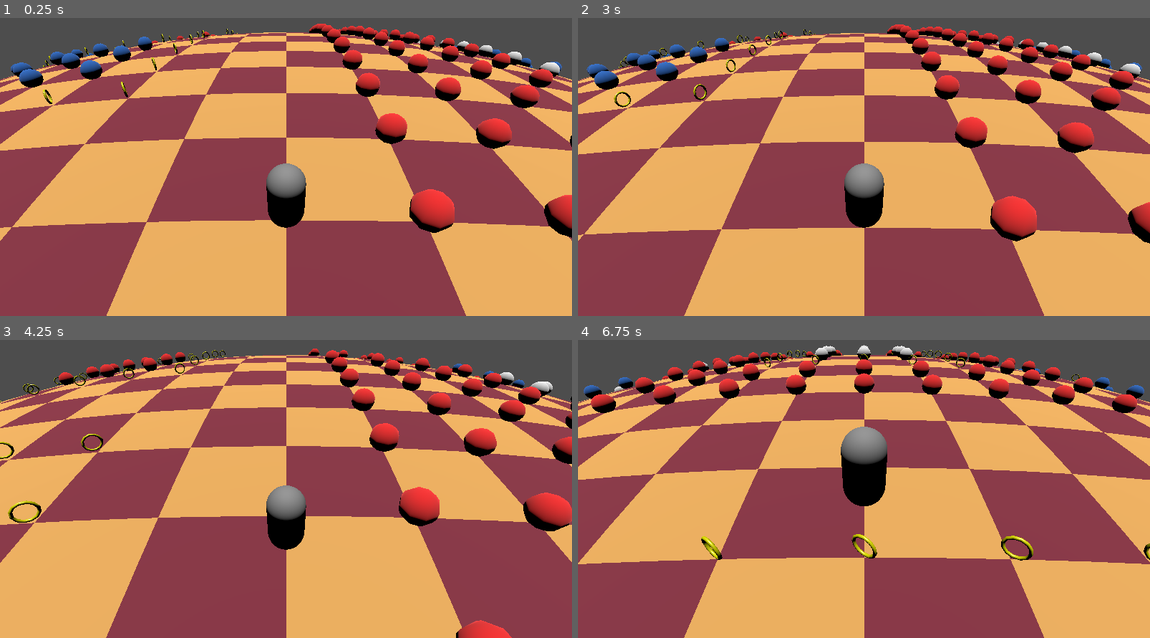
Above: before the commit, frames 1-4 (two rows, left to right).
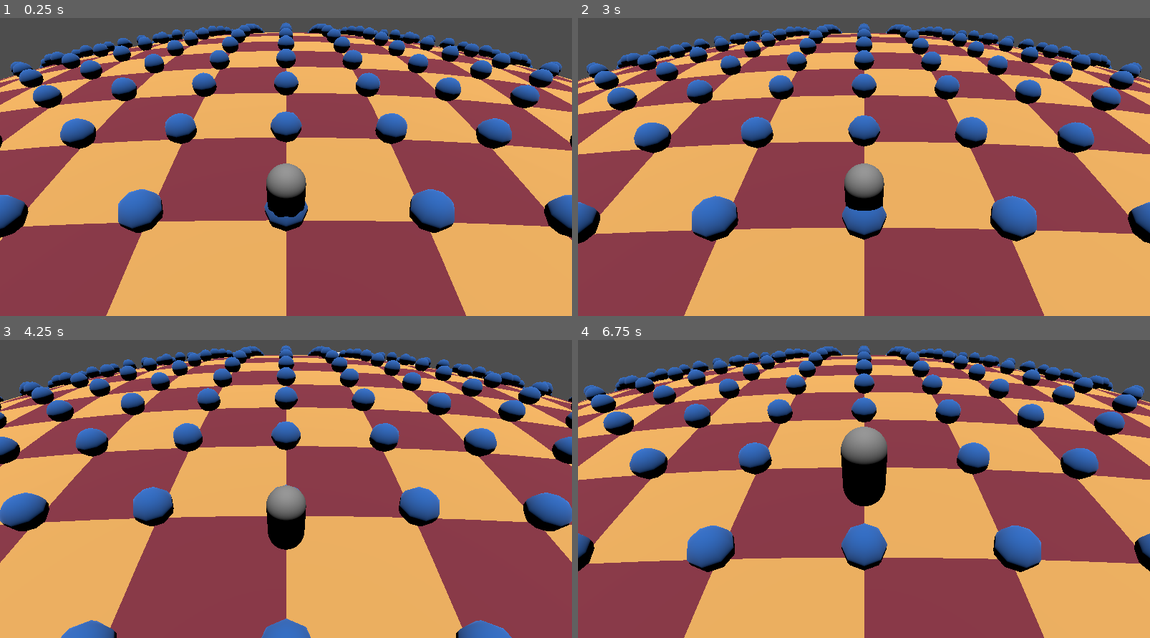
Above: after the commit, the same moments.

Repository: skirlez/gbs
Game: Godot game, scene res://main.tscn
The game is run twice, just before and just after one commit, with the same random seed, the same clock (stepped at 60 frames per second) and the same inputs. Sound files missing from this copy of the repository are replaced by a short silence.
Inputs:
- Up to frame 1 (0.25 s): no input
- Up to frame 2 (3 s): hold Right (rotate_right) 0.53-1.28 s; tap Space (jump) at 0.6, 0.77, 1.07, 1.52, 1.55, 1.82, 2.1 s; hold Left (rotate_left) 1.28-2.03 s; tap E (advance) at 1.35, 2.85 s; hold Right (rotate_right) from 2.03 s (still down)
- Up to frame 3 (4.25 s): tap Space (jump) at 3.02, 3.05, 3.32, 3.6, 3.77, 4.07 s; release Right (rotate_right) at 3.53 s; hold Left (rotate_left) from 3.53 s (still down)
- Up to frame 4 (6.75 s): tap E (advance) at 4.35, 5.85 s; tap Space (jump) at 4.52, 4.55, 4.82, 5.1, 6.02, 6.05, 6.32, 6.6 s; release Left (rotate_left) at 5.78 s; hold Right (rotate_right) from 5.78 s (still down)

The runs differ from the first frame. In frame 1, 10% of the frame differs, in the area x 0-100%, y 1-100%; in frame 2, 11%; in frame 3, 12%; in frame 4, 12%.

Commit message:
better solution for showing level objects outside the level boundary/custom culling

Diff:
--- a/gameobjects/bumper/bumper.gd
+++ b/gameobjects/bumper/bumper.gd
@@ -1,12 +1,2 @@
-extends Node3D
+extends LevelObject
 class_name Bumper
-
-var meshes = []
-func initialize_meshes():
-	meshes = [$Mesh]
-	for mesh in Util.clone_meshes($Mesh):
-		meshes.append(mesh)
-		add_child(mesh)
-func _ready() -> void:
-	for mesh in meshes:
-		RenderingServer.instance_set_ignore_culling(mesh.get_instance(), true)
--- /dev/null
+++ b/gameobjects/level_object.gd
@@ -0,0 +1,7 @@
+class_name LevelObject
+extends Node3D
+
+
+
+func _ready() -> void:
+	RenderingServer.instance_set_ignore_culling($Mesh.get_instance(), true)
--- a/gameobjects/ring/ring.gd
+++ b/gameobjects/ring/ring.gd
@@ -1,20 +1,15 @@
-extends Node3D
+extends LevelObject
 class_name Ring
 
 
-var meshes = []
-func initialize_meshes():
-	meshes = [$Mesh]
-	for mesh in Util.clone_meshes($Mesh):
-		meshes.append(mesh)
-		add_child(mesh)
-func _ready() -> void:
-	for mesh in meshes:
-		RenderingServer.instance_set_ignore_culling(mesh.get_instance(), true)
-
+const LEVEL_SIZE = 32
 
 func get_ring():
 	var collect_sound = $CollectSound
+
+	var level_objects = $".."
+	level_objects.remove_instance_from_array(self)
+
 	collect_sound.reparent(get_parent())
 	get_parent().remove_child(self)
 	queue_free()
--- a/gameobjects/sphere/bluesphere.gd
+++ b/gameobjects/sphere/bluesphere.gd
@@ -1,4 +1,4 @@
-extends Node3D
+extends LevelObject
 
 class_name BlueSphere
 
@@ -6,16 +6,9 @@
 const RECT_SIZE = 4
 
 var got = false
-var meshes = []
-func initialize_meshes():
-	meshes = [$Mesh]
-	for mesh in Util.clone_meshes($Mesh):
-		meshes.append(mesh)
-		add_child(mesh)
 
 func _ready() -> void:
-	for mesh in meshes:
-		RenderingServer.instance_set_ignore_culling(mesh.get_instance(), true)
+	RenderingServer.instance_set_ignore_culling($Mesh.get_instance(), true)
 
 func get_blue_sphere():
 	got = true
@@ -23,5 +16,4 @@
 	make_red()
 var redsphere_material = preload("res://gameobjects/sphere/redsphere.material")
 func make_red():
-	for mesh in meshes:
-		mesh.set_surface_override_material(0, redsphere_material)
+	$Mesh.set_surface_override_material(0, redsphere_material)
--- a/level_objects.gd
+++ b/level_objects.gd
@@ -2305,24 +2305,24 @@
 2,2,2,2,0,3,4,2,2,2,0,0,0,0,0,2,
 2,2,2,2,2,2,2,2,2,2,2,0,0,0,2,2,
 ],
- # [
- # 3,3,3,3,3,3,3,3,3,3,3,3,3,3,1,3,
- # 3,3,3,3,3,3,3,3,3,3,3,3,3,3,1,1,
- # 3,3,3,3,3,3,3,3,3,3,3,3,3,3,3,3,
- # 3,3,3,3,3,3,3,3,3,3,3,3,3,3,3,3,
- # 3,3,3,3,3,3,3,3,3,3,3,3,3,3,3,3,
- # 3,3,3,3,3,3,3,3,3,3,3,3,3,3,3,3,
- # 3,3,3,3,3,3,3,3,3,3,3,3,3,3,3,3,
- # 3,3,3,3,3,3,3,3,3,3,3,3,3,3,3,3,
- # 3,3,3,3,3,3,3,3,3,3,3,3,3,3,3,3,
- # 3,3,3,3,3,3,3,3,3,3,3,3,3,3,3,3,
- # 3,3,3,3,3,3,3,3,3,3,3,3,3,3,3,3,
- # 3,3,3,3,3,3,3,3,3,3,3,3,3,3,3,3,
- # 3,3,3,3,3,3,3,3,3,3,3,3,3,3,3,3,
- # 3,3,3,3,3,3,3,3,3,3,3,3,3,3,3,3,
- # 3,3,3,3,3,3,3,3,3,3,3,3,3,3,3,3,
- # 3,3,3,3,3,3,3,3,3,3,3,3,3,3,3,3,
- # ]
+ [
+ 3,3,3,3,3,3,3,3,3,3,3,3,3,3,1,3,
+ 3,3,3,3,3,3,3,3,3,3,3,3,3,3,1,1,
+ 3,3,3,3,3,3,3,3,3,3,3,3,3,3,3,3,
+ 3,3,3,3,3,3,3,3,3,3,3,3,3,3,3,3,
+ 3,3,3,3,3,3,3,3,3,3,3,3,3,3,3,3,
+ 3,3,3,3,3,3,3,3,3,3,3,3,3,3,3,3,
+ 3,3,3,3,3,3,3,3,3,3,3,3,3,3,3,3,
+ 3,3,3,3,3,3,3,3,3,3,3,3,3,3,3,3,
+ 3,3,3,3,3,3,3,3,3,3,3,3,3,3,3,3,
+ 3,3,3,3,3,3,3,3,3,3,3,3,3,3,3,3,
+ 3,3,3,3,3,3,3,3,3,3,3,3,3,3,3,3,
+ 3,3,3,3,3,3,3,3,3,3,3,3,3,3,3,3,
+ 3,3,3,3,3,3,3,3,3,3,3,3,3,3,3,3,
+ 3,3,3,3,3,3,3,3,3,3,3,3,3,3,3,3,
+ 3,3,3,3,3,3,3,3,3,3,3,3,3,3,3,3,
+ 3,3,3,3,3,3,3,3,3,3,3,3,3,3,3,3,
+ ]
 ]
 
 var instances = []
@@ -2341,8 +2341,8 @@
 		arr.fill(null)
 
 	for k in 4:
-		var lvl = levels[RandomNumberGenerator.new().randi_range(0, len(levels) - 1)]
-		#var lvl = levels[len(levels) - 1]
+		#var lvl = levels[RandomNumberGenerator.new().randi_range(0, len(levels) - 1)]
+		var lvl = levels[len(levels) - 1]
 		for i in PATTERN_SIZE:
 			for j in PATTERN_SIZE:
 				var obj = lvl[i * PATTERN_SIZE + j]
@@ -2351,21 +2351,17 @@
 				var instance
 				if obj == 1:
 					instance = bumper_scene.instantiate()
-					instance.initialize_meshes()
 				elif obj == 2:
 					instance = bluesphere_scene.instantiate()
-					instance.initialize_meshes()
 					instance.got = true
 					instance.make_red()
 				elif obj == 3:
 					instance = bluesphere_scene.instantiate()
-					instance.initialize_meshes()
 				elif obj == 4:
 					instance = ring_scene.instantiate()
-					instance.initialize_meshes()
 				else:
 					continue
-
+				instance.visible = false;
 				var pos = Vector2(j, i)
 				# all of the level data is from the "top right" versions of the patterns
 				# TODO: figure out if this is supposed to be rotation or flipping
@@ -2400,3 +2396,8 @@
 				continue
 			instance.transform.origin = Vector3((j - PATTERN_SIZE) * RECT_SIZE - s, 0.5, (i - PATTERN_SIZE) * RECT_SIZE - s)
 			add_child(instance)
+
+func remove_instance_from_array(node: LevelObject):
+	for i in LEVEL_SIZE*LEVEL_SIZE:
+		if instances[i] == node:
+			instances[i] = null
--- a/main.tscn
+++ b/main.tscn
@@ -32,9 +32,11 @@
 [node name="Ground" type="MeshInstance3D" parent="." unique_id=1115808240]
 transform = Transform3D(500, 0, 0, 0, 500, 0, 0, 0, 500, 0, 0, 0)
 mesh = SubResource("PlaneMesh_h2yge")
+metadata/_edit_lock_ = true
 
 [node name="Player" parent="." unique_id=611861365 instance=ExtResource("1_ig7tw")]
 transform = Transform3D(1, 0, 0, 0, 1, 0, 0, 0, 1, 0, 1, 0)
+metadata/_edit_lock_ = true
 
 [node name="DirectionalLight3D" type="DirectionalLight3D" parent="Player" unique_id=553844438]
 transform = Transform3D(1, 0, 0, 0, -4.371139e-08, 1, 0, -1, -4.371139e-08, 0, 215.93628, 0)
@@ -42,3 +44,4 @@
 [node name="Camera3D" type="Camera3D" parent="Player" unique_id=1752917082]
 transform = Transform3D(1, 0, 0, 0, 0.76012033, 0.6497824, 0, -0.6497824, 0.76012033, -0.005002439, 5.8317637, 5.149402)
 fov = 57.4
+metadata/_edit_lock_ = true
--- a/player.gd
+++ b/player.gd
@@ -7,9 +7,10 @@
 	ROTATING,
 }
 
+@onready var level_objects = $"../LevelObjects"
+
 var timer: int = 0
 var state = States.WAITING
-
 
 enum WalkAngle {
 	RIGHT = 0,
@@ -27,7 +28,6 @@
 var walk_angle = WalkAngle.UP
 
 const PERM_Y_OFFSET = 1;
-const JUMP_VELOCITY = 0.3;
 var y_offset = 0;
 
 var pos: Vector2i
@@ -44,6 +44,69 @@
 const LEVEL_SIZE = PATTERN_SIZE * 2
 const RECT_SIZE = 4
 
+const VISIBLE_WIDTH = 10
+const VISIBLE_FORWARDS = 13
+const VISIBLE_BACKWARDS = 1
+
+var visible_instances_x_ranges = []
+var visible_instances_y_ranges = []
+
+func make_old_visible_instances_invisible():
+	var instances = level_objects.instances
+	var length = len(visible_instances_x_ranges)
+	for i in length:
+		for y in visible_instances_y_ranges[i]:
+			for x in visible_instances_x_ranges[i]:
+				var new_pos = wrap_grid_pos(Vector2(x, y))
+				var instance: LevelObject = instances[new_pos.y * LEVEL_SIZE + new_pos.x]
+				if instance == null:
+					continue
+				instance.visible = false
+
+func update_visible_instances():
+	make_old_visible_instances_invisible()
+	visible_instances_x_ranges.clear()
+	visible_instances_y_ranges.clear()
+	match state:
+		States.WAITING:
+			make_instances_visible_in_direction(walk_angle)
+		States.WALKING:
+			make_instances_visible_in_direction(walk_angle)
+		States.ROTATING:
+			make_instances_visible_in_direction(int_angle_to_walk_angle(rotation_start))
+			make_instances_visible_in_direction(int_angle_to_walk_angle(rotation_destination))
+
+func make_instances_visible_in_direction(angle: WalkAngle):
+	# this can and should be done with trig i'm just lazy
+	var range_x
+	var range_y
+	if angle == WalkAngle.UP || angle == WalkAngle.DOWN:
+		if angle == WalkAngle.UP:
+			range_y = range(pos.y - VISIBLE_FORWARDS, pos.y + VISIBLE_BACKWARDS + 1)
+		else:
+			range_y = range(pos.y - VISIBLE_BACKWARDS, pos.y + VISIBLE_FORWARDS + 1)
+		range_x = range(pos.x - VISIBLE_WIDTH, pos.x + VISIBLE_WIDTH + 1)
+	else:
+		if angle == WalkAngle.RIGHT:
+			range_x = range(pos.x - VISIBLE_BACKWARDS, pos.x + VISIBLE_FORWARDS + 1)
+		else:
+			range_x = range(pos.x - VISIBLE_FORWARDS, pos.x + VISIBLE_BACKWARDS + 1)
+		range_y = range(pos.y - VISIBLE_WIDTH, pos.y + VISIBLE_WIDTH + 1)
+	var instances = level_objects.instances
+	for y in range_y:
+		for x in range_x:
+			var unreal_pos = Vector2i(x, y)
+			var new_pos = wrap_grid_pos(unreal_pos)
+			var instance: LevelObject = instances[new_pos.y * LEVEL_SIZE + new_pos.x]
+			if instance == null:
+				continue
+			if instance.visible:
+				continue
+			instance.visible = true
+			var s = RECT_SIZE / 2.0
+			instance.transform.origin = Vector3((unreal_pos.x - PATTERN_SIZE) * RECT_SIZE - s, 0.5, (unreal_pos.y - PATTERN_SIZE) * RECT_SIZE - s)
+	visible_instances_x_ranges.append(range_x)
+	visible_instances_y_ranges.append(range_y)
 
 var total_walk_tics = 16
 var total_rotation_tics = 16
@@ -60,53 +123,19 @@
 	grid_pos = Vector2i(grid_pos)
 	if (grid_pos.x < 0):
 		grid_pos.x += LEVEL_SIZE
+	elif (grid_pos.x >= LEVEL_SIZE):
+		grid_pos.x -= LEVEL_SIZE
 	if (grid_pos.y < 0):
 		grid_pos.y += LEVEL_SIZE
-	if (grid_pos.x >= LEVEL_SIZE):
-		grid_pos.x -= LEVEL_SIZE
-	if (grid_pos.y >= LEVEL_SIZE):
+	elif (grid_pos.y >= LEVEL_SIZE):
 		grid_pos.y -= LEVEL_SIZE
 	return grid_pos
-
-
-func _ready():
-	pos.x = 15
-	pos.y = 15
-	update_origin(pos)
-	update_basis(walk_angle)
-
-func switch_states(new):
-	timer = 0
-	state = new
-	state_epoch = Time.get_ticks_msec()
-	match state:
-		States.WALKING:
-			walk_start = Vector2(pos.x, pos.y)
-			@warning_ignore("integer_division")
-			var dest_offset = WALK_ANGLE_OFFSETS[walk_angle]
-			walk_destination = walk_start + dest_offset
-		States.ROTATING:
-			rotation_start = walk_angle
-			rotation_destination = rotation_start + rotation_direction
-			rotation_direction = 0
-func update_basis(angle):
-	transform.basis = Basis.from_euler(Vector3(0, (angle * PI / 2) - PI / 2, 0))
-func update_origin(new_pos):
-	transform.origin = grid_to_world_3d(new_pos)
-
-func _process(_delta: float) -> void:
-	RenderingServer.global_shader_parameter_set("player_pos", transform.origin)
-	var time = (Time.get_ticks_msec() - state_epoch)
-	var frame_times = time * 60.0 / 1000.0
-
-	# frame_times = timer
-	match state:
-		States.WALKING:
-			var new_pos = lerp(grid_to_world_2d(walk_start), grid_to_world_2d(walk_destination), min(1, frame_times / float(total_walk_tics)))
-			transform.origin = world_2d_to_world_3d(new_pos)
-		States.ROTATING:
-			var angle = lerp(float(rotation_start), float(rotation_destination), min(1, frame_times / float(total_rotation_tics)))
-			update_basis(angle)
+func int_angle_to_walk_angle(angle: int) -> WalkAngle:
+	var a = angle % 4
+	if a < 0:
+		a += 4
+	return a as WalkAngle
+
 
 func get_tile_for_collision():
 	var progress = timer / float(total_walk_tics)
@@ -119,11 +148,54 @@
 	if (tile == null):
 		return
 	var index = tile.y * LEVEL_SIZE + tile.x
-	var instances =	$"../LevelObjects".instances
+	var instances =	level_objects.instances
 	if index >= 0 and index <= len(instances) - 1:
 		var inst = instances[index]
 		if is_instance_valid(inst):
 			on_collide_with_instance(inst)
+
+
+func _ready():
+	pos.x = 28
+	pos.y = 16
+	update_origin(pos)
+	update_basis(walk_angle)
+	update_visible_instances()
+func switch_states(new):
+	timer = 0
+	state = new
+	state_epoch = Time.get_ticks_msec()
+	match state:
+		States.WALKING:
+			walk_start = Vector2(pos.x, pos.y)
+			@warning_ignore("integer_division")
+			var dest_offset = WALK_ANGLE_OFFSETS[walk_angle]
+			walk_destination = walk_start + dest_offset
+		States.ROTATING:
+			rotation_start = walk_angle
+			rotation_destination = rotation_start + rotation_direction
+			rotation_direction = 0
+	update_visible_instances()
+func update_basis(angle):
+	transform.basis = Basis.from_euler(Vector3(0, (angle * PI / 2) - PI / 2, 0))
+func update_origin(new_pos):
+	transform.origin = grid_to_world_3d(new_pos)
+
+func _process(_delta: float) -> void:
+	RenderingServer.global_shader_parameter_set("player_pos", transform.origin)
+	var time = (Time.get_ticks_msec() - state_epoch)
+	var frame_times = time * 60.0 / 1000.0
+
+	# frame_times = timer
+	match state:
+		States.WALKING:
+			var new_pos = lerp(grid_to_world_2d(walk_start), grid_to_world_2d(walk_destination), min(1, frame_times / float(total_walk_tics)))
+			transform.origin = world_2d_to_world_3d(new_pos)
+		States.ROTATING:
+			var angle = lerp(float(rotation_start), float(rotation_destination), min(1, frame_times / float(total_rotation_tics)))
+			update_basis(angle)
+
+
 
 func _physics_process(_delta: float) -> void:
 	# if not Input.is_action_just_pressed("advance") and state != States.WAITING:
@@ -167,10 +239,7 @@
 					switch_states(States.WALKING)
 		States.ROTATING:
 			if (timer == total_rotation_tics):
-				var angle_final = rotation_destination % 4
-				if angle_final < 0:
-					angle_final += 4
-				walk_angle = angle_final as WalkAngle
+				walk_angle = int_angle_to_walk_angle(rotation_destination)
 				update_basis(walk_angle)
 				switch_states(States.WALKING)
 
Not shown, changed: export_presets.cfg
Not shown, added: gameobjects/level_object.gd.uid
